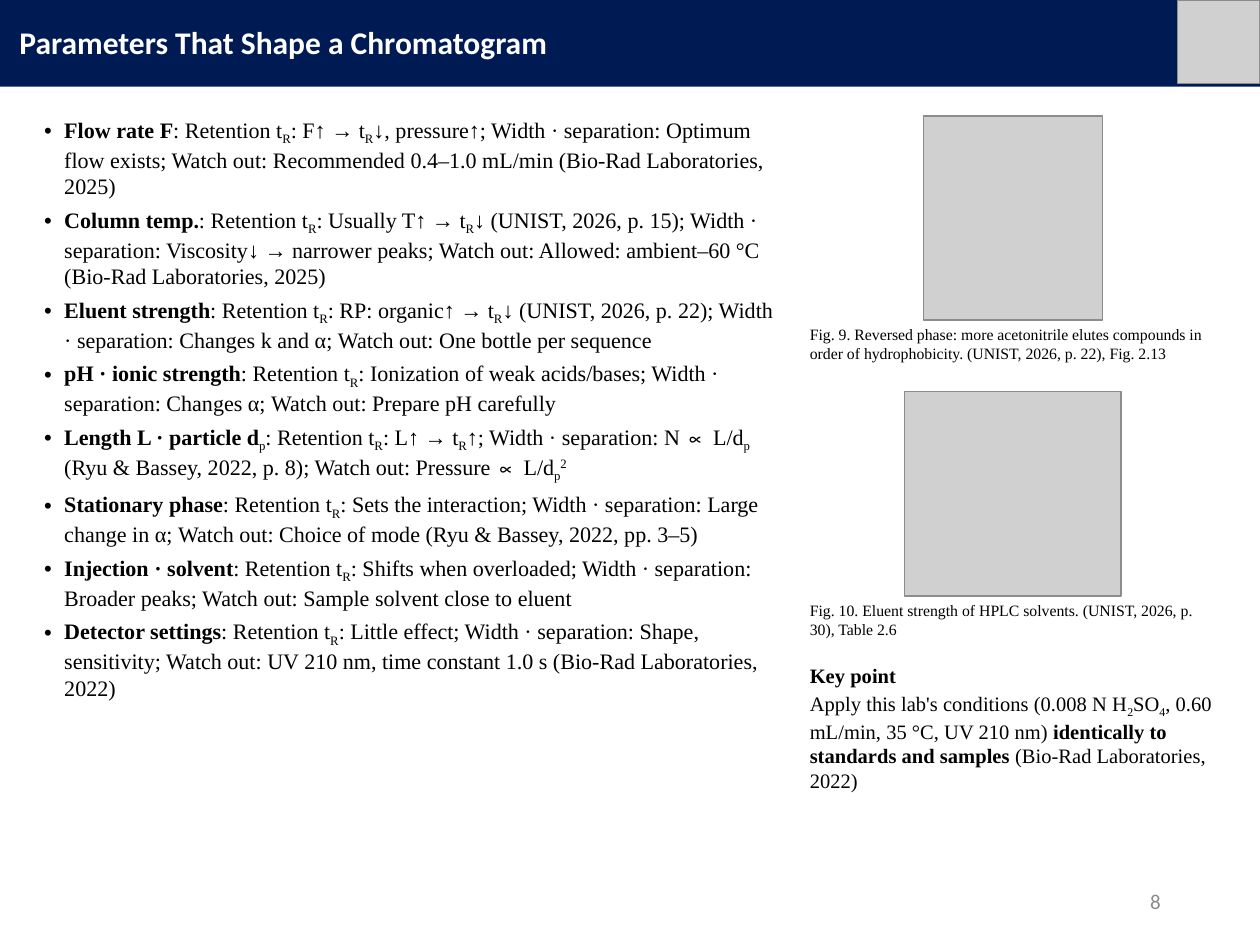
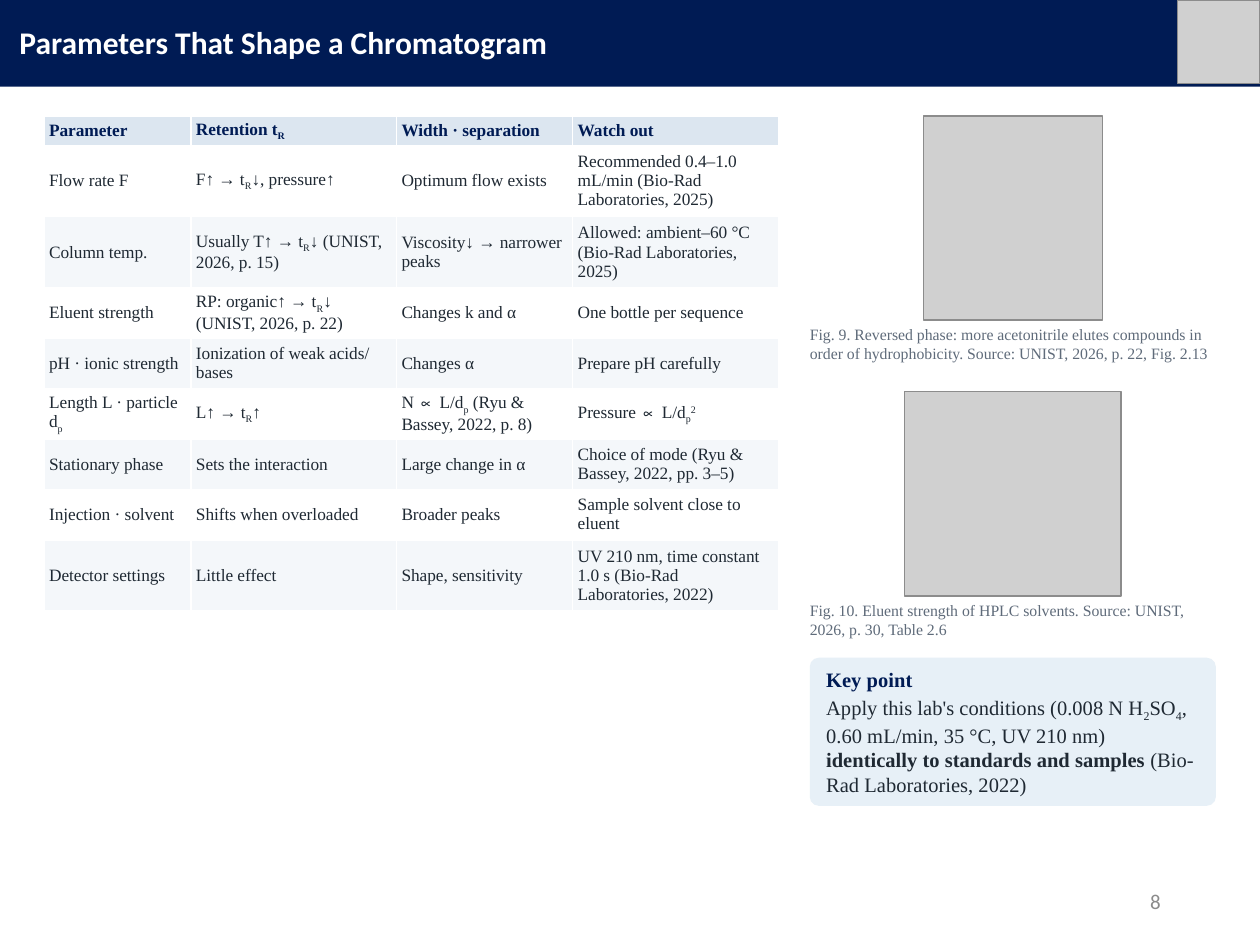
Before and after one commit to mingyu221/office, a slide deck: slide 8 of HPLC_formate_slides_EN.pptx. Drawn at 1260x945 pixels with LibreOffice and Linux fonts; fonts in the diff are those of the drawing; grey boxes stand for pictures. Boxes give left, top, right and bottom in pixels: in the first picture for what was removed or moved away, otherwise in the second. Text is boxed around its words. In the diff, an @@ line names an element or a change of style, - is before the commit and + after.

```diff
--- a/HPLC_formate_slides_EN.pptx
+++ b/HPLC_formate_slides_EN.pptx
@@ table added at [44, 116, 779, 611], 9 rows, 4 columns @@
+Parameter | Retention tR | Width · separation | Watch out
+Flow rate F | F↑ → tR↓, pressure↑ | Optimum flow exists | Recommended 0.4–1.0 mL/min (Bio-Rad Laboratories, 2025)
+Column temp. | Usually T↑ → tR↓ (UNIST, 2026, p. 15) | Viscosity↓ → narrower peaks | Allowed: ambient–60 °C (Bio-Rad Laboratories, 2025)
+Eluent strength | RP: organic↑ → tR↓ (UNIST, 2026, p. 22) | Changes k and α | One bottle per sequence
+pH · ionic strength | Ionization of weak acids/bases | Changes α | Prepare pH carefully
+Length L · particle dp | L↑ → tR↑ | N ∝ L/dp (Ryu & Bassey, 2022, p. 8) | Pressure ∝ L/dp2
+Stationary phase | Sets the interaction | Large change in α | Choice of mode (Ryu & Bassey, 2022, pp. 3–5)
+Injection · solvent | Shifts when overloaded | Broader peaks | Sample solvent close to eluent
+Detector settings | Little effect | Shape, sensitivity | UV 210 nm, time constant 1.0 s (Bio-Rad Laboratories, 2022)
@@ text removed at [64, 122, 773, 701] @@
-• Flow rate F: Retention tR: F↑ → tR↓, pressure↑; Width · separation: Optimum flow exists; Watch out: Recommended 0.4–1.0 mL/min (Bio-Rad Laboratories, 2025)
-• Column temp.: Retention tR: Usually T↑ → tR↓ (UNIST, 2026, p. 15); Width · separation: Viscosity↓ → narrower peaks; Watch out: Allowed: ambient–60 °C (Bio-Rad Laboratories, 2025)
-• Eluent strength: Retention tR: RP: organic↑ → tR↓ (UNIST, 2026, p. 22); Width · separation: Changes k and α; Watch out: One bottle per sequence
-• pH · ionic strength: Retention tR: Ionization of weak acids/bases; Width · separation: Changes α; Watch out: Prepare pH carefully
-• Length L · particle dp: Retention tR: L↑ → tR↑; Width · separation: N ∝ L/dp (Ryu & Bassey, 2022, p. 8); Watch out: Pressure ∝ L/dp2
-• Stationary phase: Retention tR: Sets the interaction; Width · separation: Large change in α; Watch out: Choice of mode (Ryu & Bassey, 2022, pp. 3–5)
-• Injection · solvent: Retention tR: Shifts when overloaded; Width · separation: Broader peaks; Watch out: Sample solvent close to eluent
-• Detector settings: Retention tR: Little effect; Width · separation: Shape, sensitivity; Watch out: UV 210 nm, time constant 1.0 s (Bio-Rad Laboratories, 2022)
@@ text at [810, 329, 1208, 363]: text changed; text colour #000000 to #5F6B7A @@
-Fig. 9. Reversed phase: more acetonitrile elutes compounds in order of hydrophobicity. (UNIST, 2026, p. 22), Fig. 2.13
+Fig. 9. Reversed phase: more acetonitrile elutes compounds in order of hydrophobicity. Source: UNIST, 2026, p. 22, Fig. 2.13
@@ text at [810, 605, 1184, 639]: text changed; text colour #000000 to #5F6B7A @@
-Fig. 10. Eluent strength of HPLC solvents. (UNIST, 2026, p. 30), Table 2.6
+Fig. 10. Eluent strength of HPLC solvents. Source: UNIST, 2026, p. 30, Table 2.6
@@ rounded rectangle added at [810, 658, 1216, 806], fill #E7F0F7 @@
@@ text "Key point": place and size @@
-text "Key point" at [810, 669, 1212, 792]
+text "Key point" at [826, 673, 1193, 796]
@@ text "Key point" at [826, 673, 1193, 796]: text colour #000000 to #001B54 in "Key point"; text colour #000000 to #1F2933 @@
```
Also in this commit, not shown: 12 other slides changed, 3 other files.
